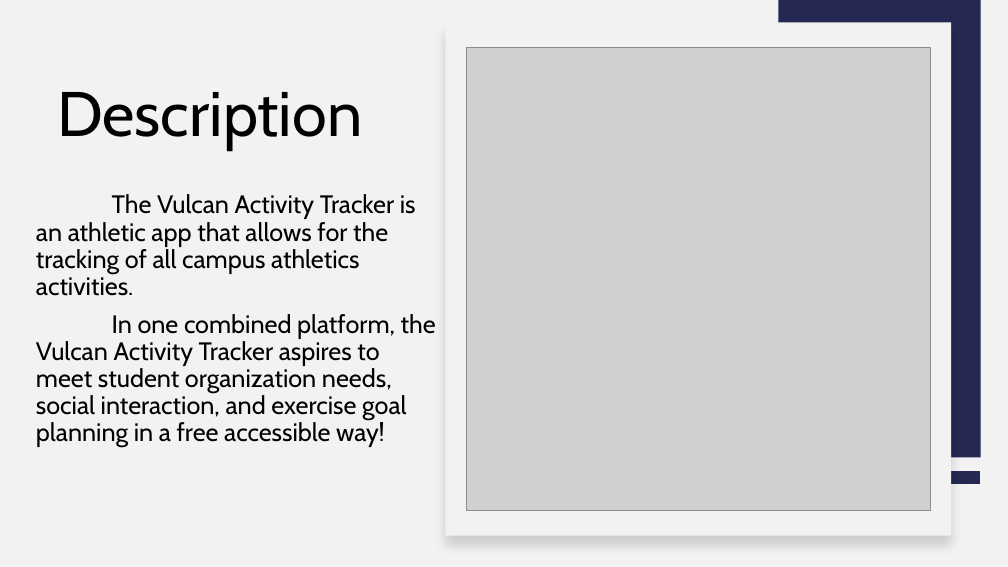
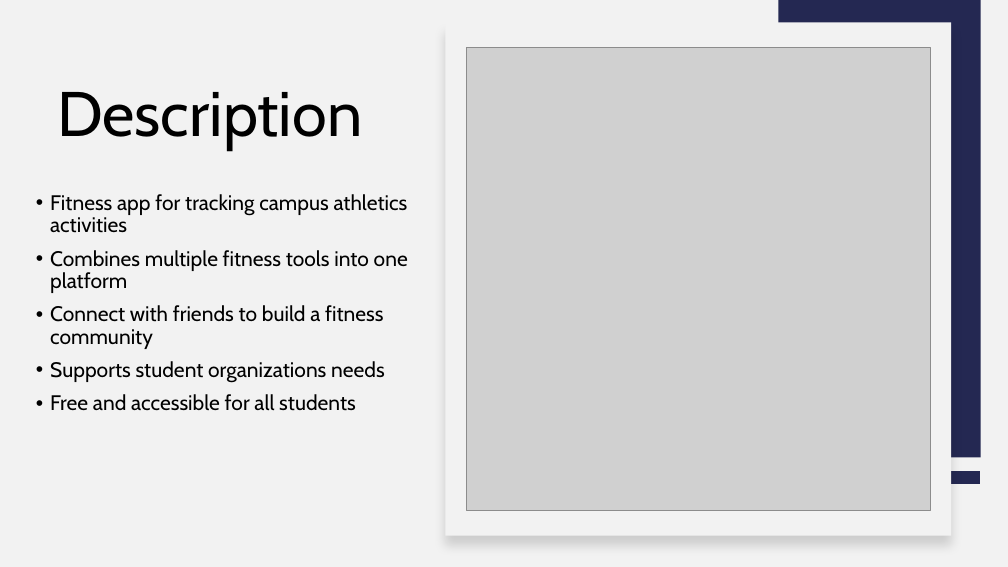
Before and after one commit to jjdeuce06/VulcanActivityTracker, a slide deck: slide 2 of Documentation/FinalPresentation/VulcanActivityTracker-Group2.pptx. Drawn at 1008x567 pixels with LibreOffice and Linux fonts; fonts in the diff are those of the drawing; grey boxes stand for pictures. Boxes give left, top, right and bottom in pixels: in the first picture for what was removed or moved away, otherwise in the second. Text is boxed around its words. In the diff, an @@ line names an element or a change of style, - is before the commit and + after.

```diff
--- a/Documentation/FinalPresentation/VulcanActivityTracker-Group2.pptx
+++ b/Documentation/FinalPresentation/VulcanActivityTracker-Group2.pptx
@@ text at (50, 194, 408, 411): text changed; size 24 to 20 pt @@
-The Vulcan Activity Tracker is an athletic app that allows for the tracking of all campus athletics activities.
-In one combined platform, the Vulcan Activity Tracker aspires to meet student organization needs, social interaction, and exercise goal planning in a free accessible way!
+• Fitness app for tracking campus athletics activities
+• Combines multiple fitness tools into one platform
+• Connect with friends to build a fitness community
+• Supports student organizations needs
+• Free and accessible for all students
```
Also in this commit, not shown: 2 other files.
